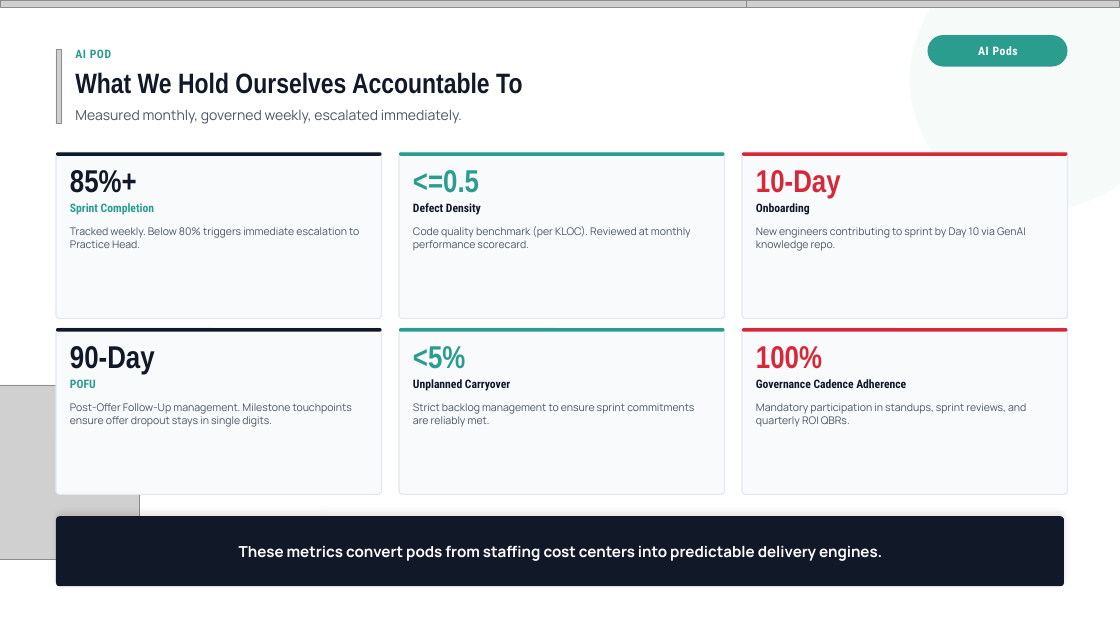
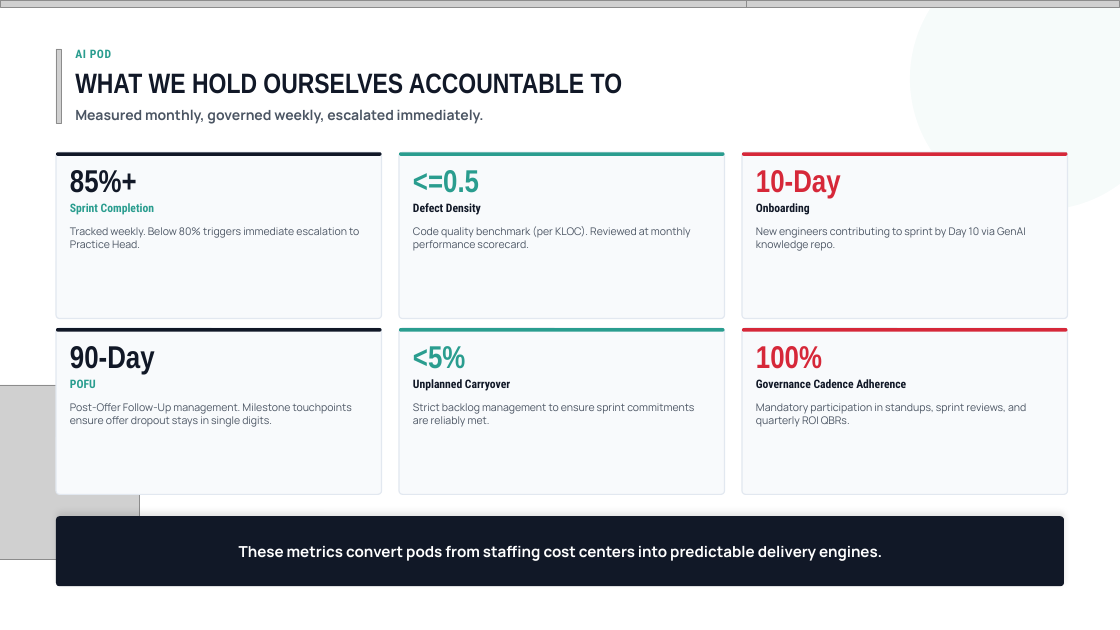
Before and after one commit to athu07/Deck-Engine, a slide deck: slide 31 of data/decks/WORKING_COPY_Master_Deck.pptx (slide 134 before the commit). Drawn at 1120x630 pixels with LibreOffice and Linux fonts; fonts in the diff are those of the drawing; grey boxes stand for pictures. Boxes give left, top, right and bottom in pixels: in the first picture for what was removed or moved away, otherwise in the second. Text is boxed around its words. In the diff, an @@ line names an element or a change of style, - is before the commit and + after.

```diff
--- a/data/decks/WORKING_COPY_Master_Deck.pptx
+++ b/data/decks/WORKING_COPY_Master_Deck.pptx
@@ rounded rectangle removed at bbox=[928, 35, 1068, 67] @@
@@ text removed at bbox=[978, 46, 1018, 55] @@
-AI Pods
@@ text at bbox=[75, 73, 623, 94]: text changed @@
-What We Hold Ourselves Accountable To
+WHAT WE HOLD OURSELVES ACCOUNTABLE TO
@@ text "Measured monthly, governed weekly, escalated ..." at bbox=[75, 109, 484, 124]: bold on @@
```
Also in this commit, not shown: 13 other slides changed, 17 slides added, 116 slides removed, 30 other files.
